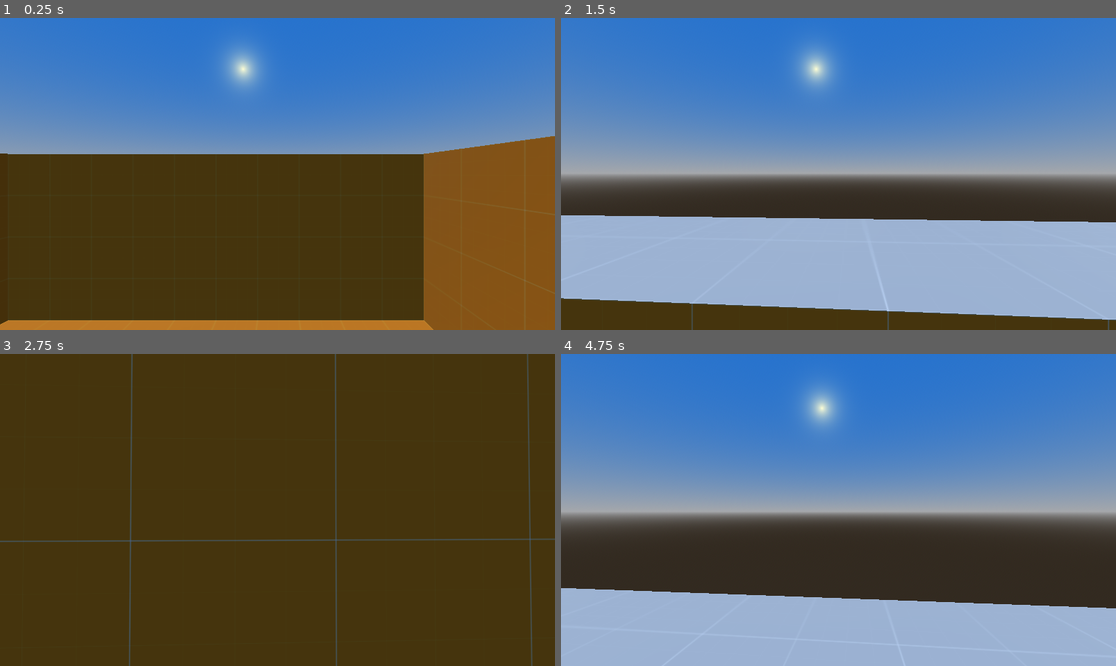
Above: before the commit, frames 1-4 (two rows, left to right).
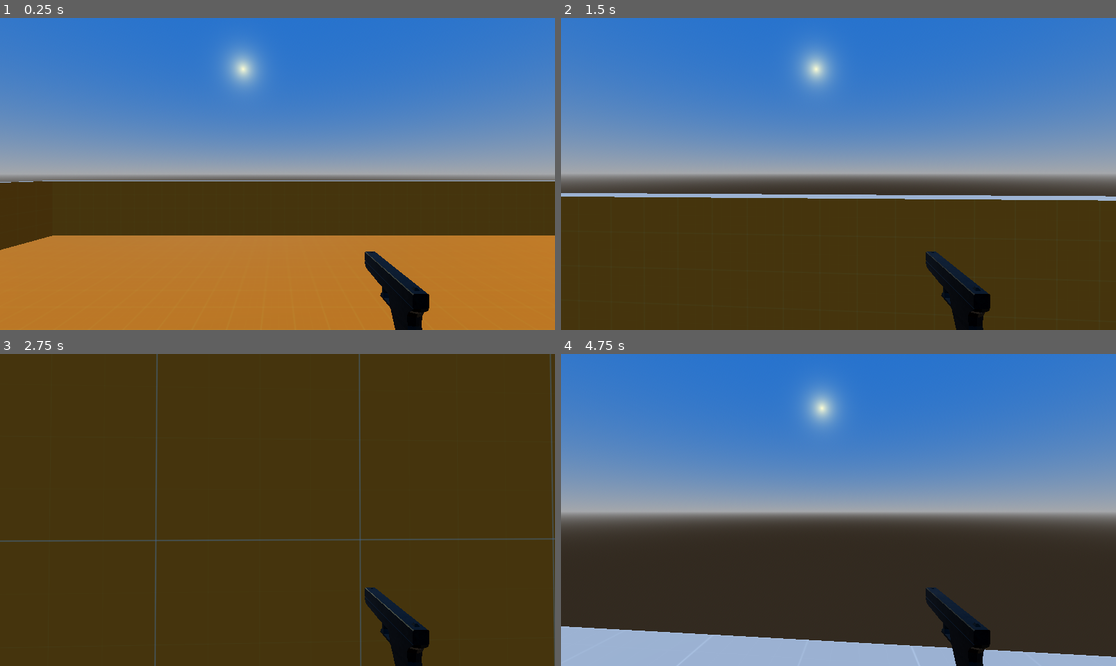
Above: after the commit, the same moments.

Repository: MyDogsEd/shiver
Game: Godot game, scene res://scenes/levels/world.tscn
Two runs of this game, one before a commit and one after it. Both use one fixed random seed, a clock stepped at 60 frames per second and the inputs below.
Inputs (mouse positions are in pixels of both pictures, inside the frame that each line leads up to):
- Up to frame 1 (0.25 s): no input
- Up to frame 2 (1.5 s): move the mouse to (866, 174) at 0.52 s; hold W (forward) from 0.53 s (still down); tap Space (jump) at 0.77 s; move the mouse to (810, 174) at 1.27 s
- Up to frame 3 (2.75 s): keep holding W (forward); tap Space (jump) at 1.52 s; move the mouse to (288, 503) at 2.02 s
- Up to frame 4 (4.75 s): keep holding W (forward); tap Enter at 2.75 s; move the mouse to (832, 516) at 2.77 s; tap Space (jump) at 3.02, 3.77, 4.25, 4.52 s; move the mouse to (877, 513) at 3.52 s; move the mouse to (794, 506) at 4.27 s

The runs differ from the first frame. In frame 1, 41% of the frame differs, in the area x 0-100%, y 37-100%; in frame 2, 31%; in frame 3, 3.1%; in frame 4, 14%.

Commit message:
Map changes, player character changes

Diff:
--- a/scenes/entities/player.tscn
+++ b/scenes/entities/player.tscn
@@ -1,6 +1,7 @@
-[gd_scene load_steps=4 format=3 uid="uid://yl6r2hwieqr6"]
+[gd_scene load_steps=5 format=3 uid="uid://yl6r2hwieqr6"]
 
 [ext_resource type="Script" path="res://scenes/entities/player.gd" id="1_qjafd"]
+[ext_resource type="PackedScene" uid="uid://tb5kiajpj6w4" path="res://assets/models/glock.glb" id="2_tycrn"]
 
 [sub_resource type="CapsuleShape3D" id="CapsuleShape3D_hb0n4"]
 
@@ -18,3 +19,6 @@
 [node name="Camera3D" type="Camera3D" parent="."]
 transform = Transform3D(1, 0, 0, 0, 1, 0, 0, 0, 1, 0, 0.568292, 0)
 current = true
+
+[node name="glock" parent="Camera3D" instance=ExtResource("2_tycrn")]
+transform = Transform3D(-1, 0, -8.74228e-08, 0, 1, 0, 8.74228e-08, 0, -1, 0.208539, -0.239623, -0.371167)
--- a/scenes/levels/world.tscn
+++ b/scenes/levels/world.tscn
@@ -1,16 +1,9 @@
-[gd_scene load_steps=10 format=3 uid="uid://3gb1gi3a6vm8"]
+[gd_scene load_steps=7 format=3 uid="uid://3gb1gi3a6vm8"]
 
 [ext_resource type="Environment" uid="uid://ss2ogofy2bsk" path="res://world_environment_res.tres" id="1_37suf"]
-[ext_resource type="Texture2D" uid="uid://db3u1cayjl8l2" path="res://assets/textures/dev_textures/dark/texture_01.png" id="2_t8vcn"]
 [ext_resource type="Texture2D" uid="uid://r1fiuk60ofvc" path="res://assets/textures/dev_textures/light/texture_02.png" id="3_c7w7c"]
 [ext_resource type="Texture2D" uid="uid://c24hambcapext" path="res://assets/textures/dev_textures/orange/texture_02.png" id="4_5bpwq"]
 [ext_resource type="PackedScene" uid="uid://yl6r2hwieqr6" path="res://scenes/entities/player.tscn" id="5_phf43"]
-[ext_resource type="PackedScene" uid="uid://tb5kiajpj6w4" path="res://assets/models/glock.glb" id="6_birt8"]
-
-[sub_resource type="StandardMaterial3D" id="StandardMaterial3D_glt0w"]
-render_priority = 1
-albedo_texture = ExtResource("2_t8vcn")
-uv1_triplanar = true
 
 [sub_resource type="StandardMaterial3D" id="StandardMaterial3D_e3otc"]
 albedo_texture = ExtResource("3_c7w7c")
@@ -29,30 +22,19 @@
 [node name="WorldEnvironment" type="WorldEnvironment" parent="."]
 environment = ExtResource("1_37suf")
 
-[node name="Geometry" type="Node" parent="."]
-
-[node name="Level" type="CSGCombiner3D" parent="Geometry"]
+[node name="Level" type="CSGCombiner3D" parent="."]
 use_collision = true
 
-[node name="LevelBase" type="CSGBox3D" parent="Geometry/Level"]
-transform = Transform3D(1, 0, 0, 0, 1, 0, 0, 0, 1, -2, 0, -2)
-use_collision = true
-size = Vector3(5, 1, 5)
-material = SubResource("StandardMaterial3D_glt0w")
-
-[node name="Walls" type="CSGBox3D" parent="Geometry/Level"]
-transform = Transform3D(1, 0, 0, 0, 1, 0, 0, 0, 1, -2, 2, -2)
-size = Vector3(7, 3, 7)
+[node name="Walls" type="CSGBox3D" parent="Level"]
+transform = Transform3D(1, 0, 0, 0, 1, 0, 0, 0, 1, -10, 1.5, -9)
+size = Vector3(20, 3, 18)
 material = SubResource("StandardMaterial3D_e3otc")
 
-[node name="Subtractor" type="CSGBox3D" parent="Geometry/Level/Walls"]
-transform = Transform3D(1, 0, 0, 0, 1, 0, 0, 0, 1, 0, 0.5, 0)
+[node name="Subtractor" type="CSGBox3D" parent="Level/Walls"]
+transform = Transform3D(1, 0, 0, 0, 1, 0, 0, 0, 1, 0, 1, 0)
 operation = 2
-size = Vector3(5, 2, 5)
+size = Vector3(19, 3, 17)
 material = SubResource("StandardMaterial3D_7ah6o")
 
 [node name="Player" parent="." instance=ExtResource("5_phf43")]
-transform = Transform3D(1, 0, 0, 0, 1, 0, 0, 0, 1, -1.26038, 2.97559, -2.05364)
-
-[node name="glock" parent="." instance=ExtResource("6_birt8")]
-transform = Transform3D(1, 0, 0, 0, 1, 0, 0, 0, 1, -3.40252, 3.08323, -2.77735)
+transform = Transform3D(1, 0, 0, 0, 1, 0, 0, 0, 1, -11.2604, 2.97559, -10.0536)
